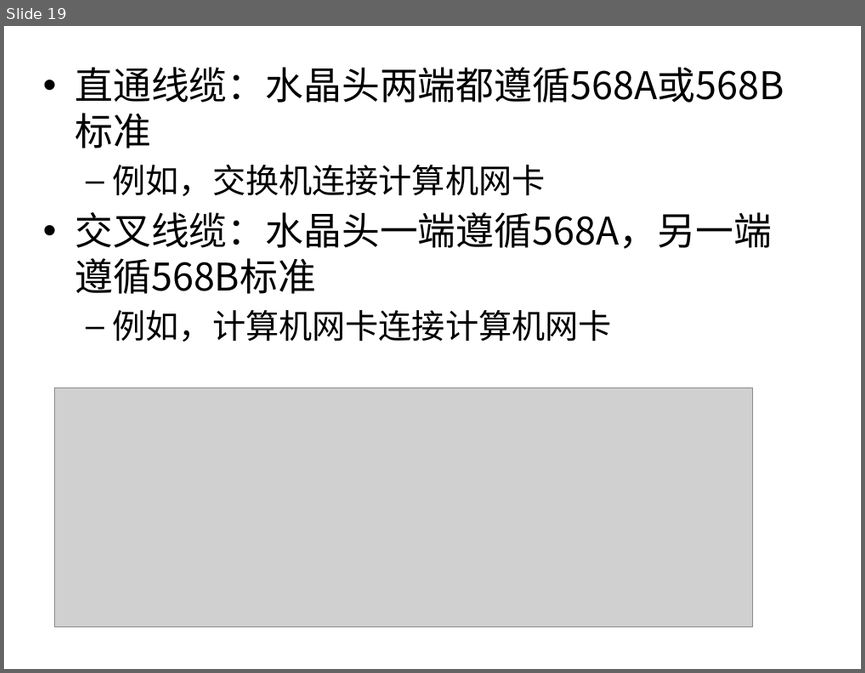
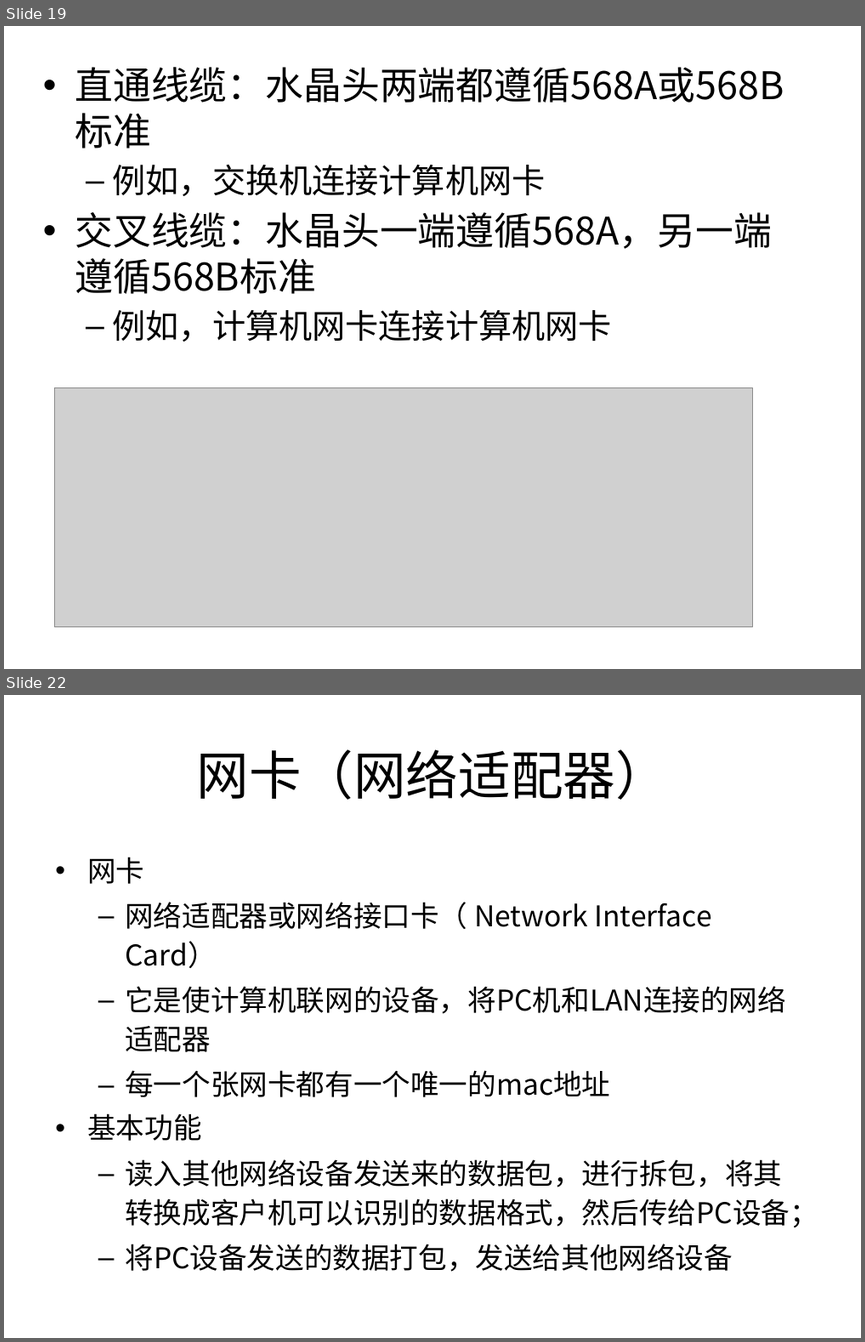
Before and after one commit to sans123wx/class, a slide deck: 第六章 计算机网络.pptx. Shown one above the other, each under a label of ours: slide 19 before the commit, slides 19 and 22 after it; the slides between them are not shown. The pictures are 865x673 and 865x1342 pixels, drawn with LibreOffice and Linux fonts; fonts in the diff are those of the drawing; grey boxes stand for pictures. Boxes give left, top, right and bottom in pixels: in the first picture for what was removed or moved away, otherwise in the second. Text is boxed around its words. In the diff, an @@ line names an element or a change of style, - is before the commit and + after.

Commit message:
2020/9/3

```diff
--- a/第六章 计算机网络.pptx
+++ b/第六章 计算机网络.pptx
@@ slide 22 added at [4, 695, 861, 1338], background #FFFFFF @@
@@ title added at [197, 749, 668, 800], 44 pt, text #000000 @@
+网卡（网络适配器）
@@ text added at [87, 857, 817, 1271], 24 pt, text #000000 @@
+• 网卡
+  – 网络适配器或网络接口卡（ Network Interface Card）
+  – 它是使计算机联网的设备，将PC机和LAN连接的网络适配器
+  – 每一个张网卡都有一个唯一的mac地址
+• 基本功能
+  – 读入其他网络设备发送来的数据包，进行拆包，将其转换成客户机可以识别的数据格式，然后传给PC设备；
+  – 将PC设备发送的数据打包，发送给其他网络设备
```
Also in this commit, not shown: 5 other slides added.
